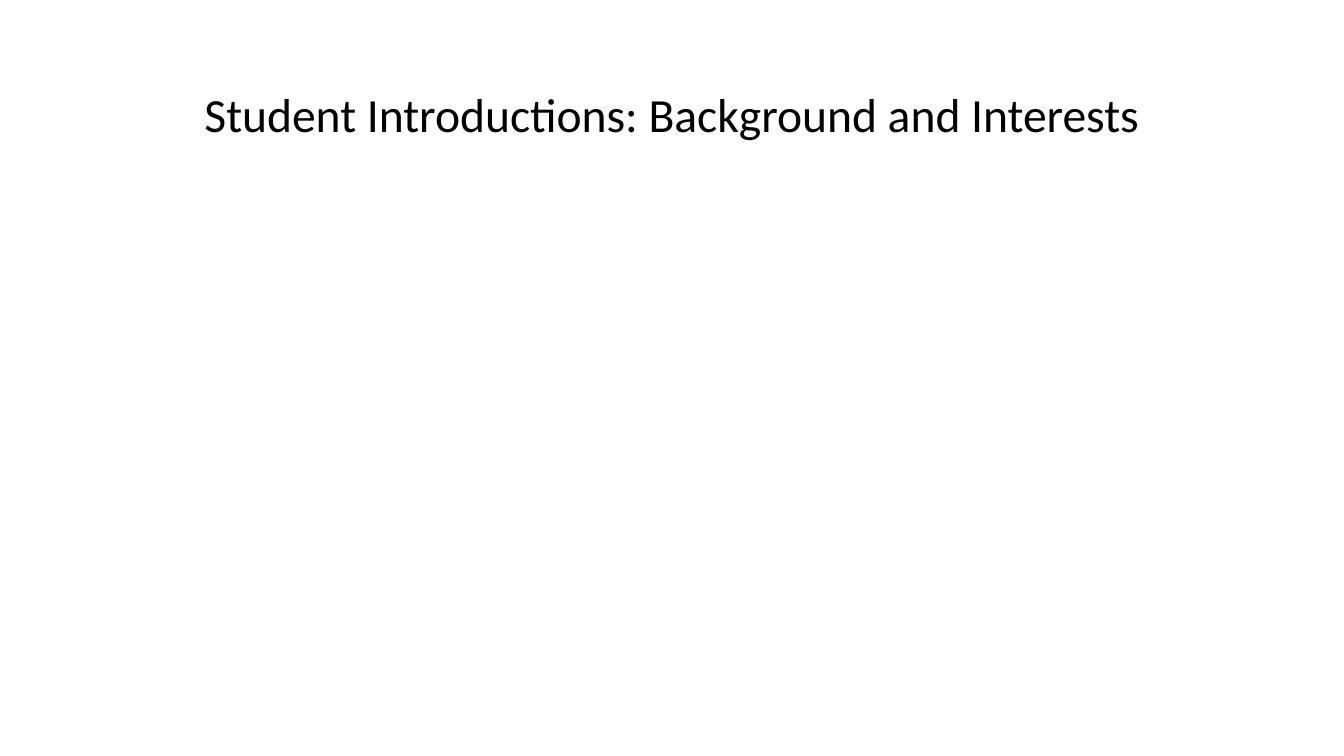
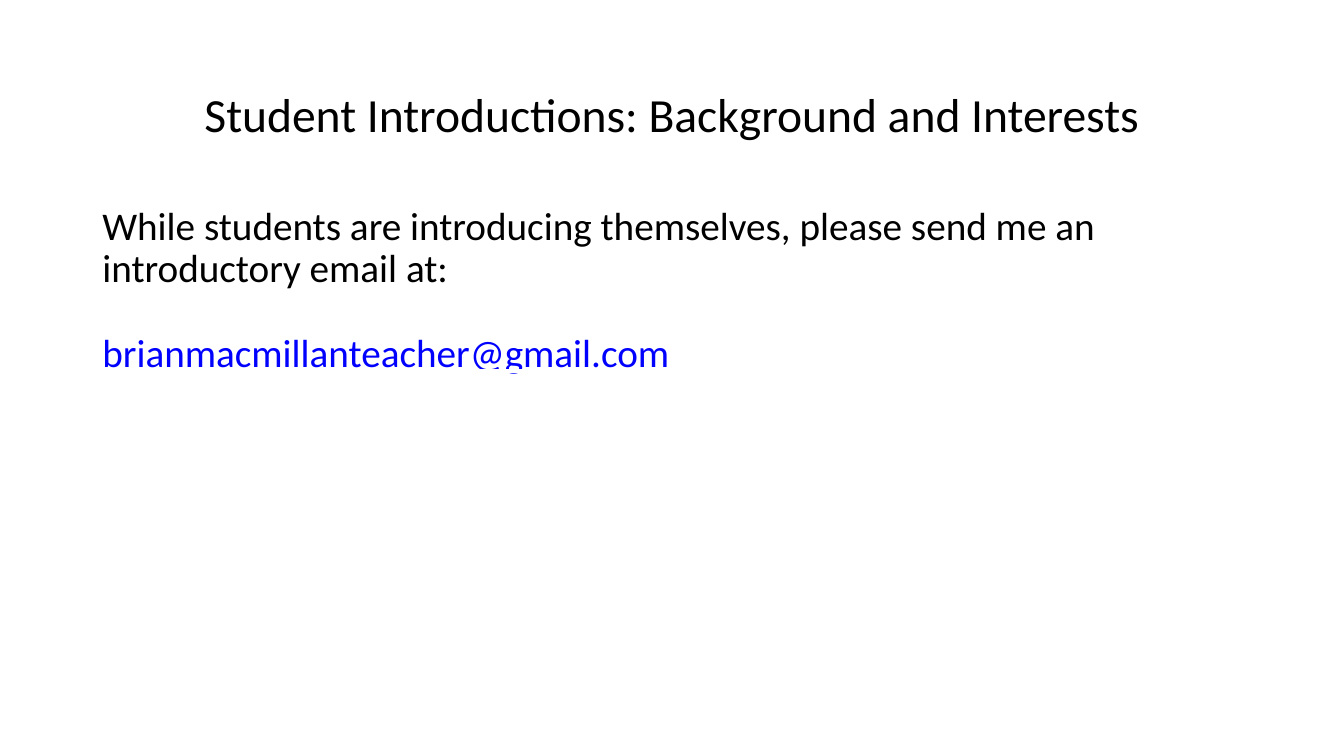
Before and after one commit to brianmacmillan/BMCC-MMP350, a slide deck: slide 2 of Lecture notes/week1_overview/Class One.pptx. Drawn at 1344x756 pixels with LibreOffice and Linux fonts; fonts in the diff are those of the drawing. Boxes give left, top, right and bottom in pixels: in the first picture for what was removed or moved away, otherwise in the second. Text is boxed around its words. In the diff, an @@ line names an element or a change of style, - is before the commit and + after.

```diff
--- a/Lecture notes/week1_overview/Class One.pptx
+++ b/Lecture notes/week1_overview/Class One.pptx
@@ text added at [102,212,1094,374], 28 pt, text #000000 @@
+While students are introducing themselves, please send me an introductory email at:
+brianmacmillanteacher@gmail.com
```
Also in this commit, not shown: 1 slide added, 1 slide removed, 32 other files.
